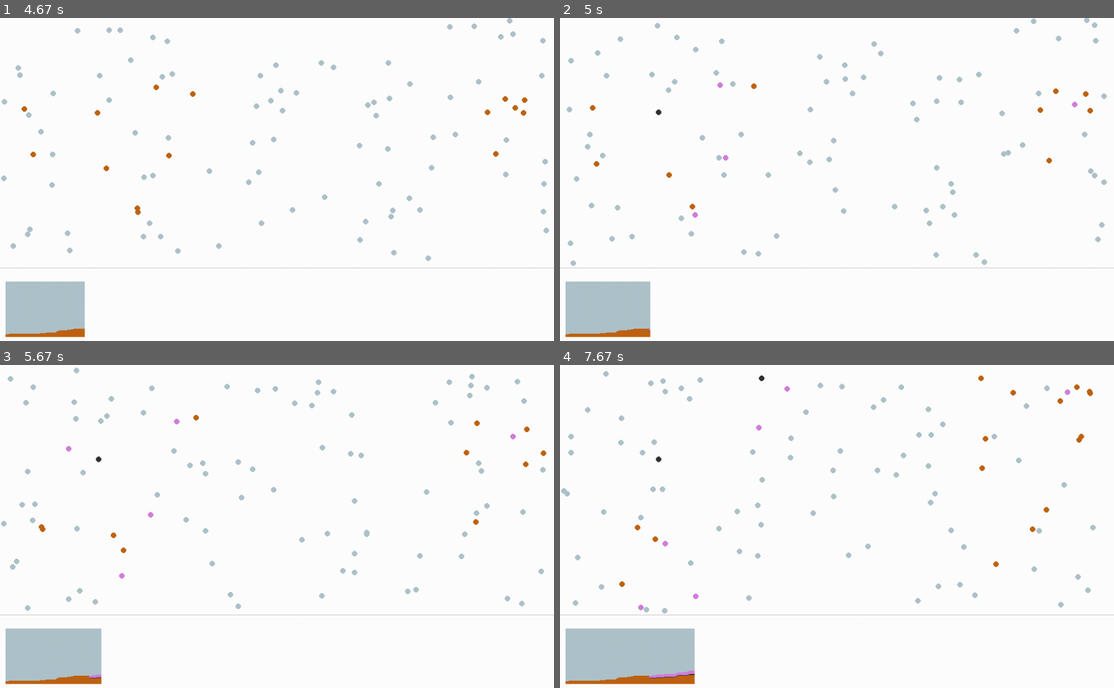
Above: before the commit, frames 1-4 (two rows, left to right).
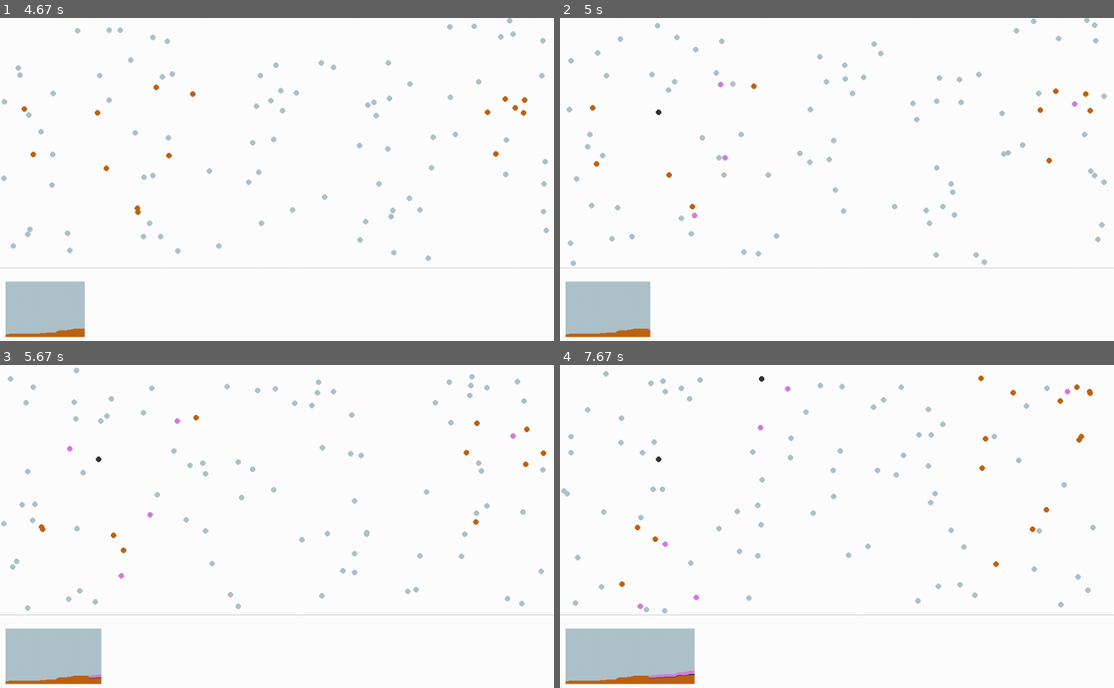
Above: after the commit, the same moments.

Repository: dansarno/pygame-pandemic-simulation
Game: pygame game, started from animation/animation.py
Two runs of this game, one before a commit and one after it. Both use one fixed random seed, a clock stepped at 60 frames per second and the inputs below.
Inputs:
- Up to frame 1 (4.67 s): no input
- Up to frame 2 (5 s): no input
- Up to frame 3 (5.67 s): no input
- Up to frame 4 (7.67 s): no input

Frame 1 is identical in both runs. In frame 2, less than 0.1% of the frame differs, in the area x 16-94%, y 19-98%; in frame 3, less than 0.1%; in frame 4, less than 0.1%, in the area x 14-93%, y 3-98%.

Commit message:
Improved storage of stats People attribute

Diff:
--- a/animation/animation.py
+++ b/animation/animation.py
@@ -8,14 +8,14 @@
 
 def render_plot(plot_origin, stats, frame):
     delta_y = 0
-    for stat, colours in zip(stats, list(configs['appearance'].items())):
-        if stat == 0:
+    for stat, colours in zip(list(stats.items()), list(configs['appearance'].items())):
+        if stat[1] == 0:
             continue
         pygame.draw.rect(screen,
                          colours[1],
-                         ((plot_origin[0] + frame) // 2, plot_origin[1] + delta_y, 1, stat),
+                         ((plot_origin[0] + frame) // 2, plot_origin[1] + delta_y, 1, stat[1]),
                          0)
-        delta_y += stat
+        delta_y += stat[1]
 
 
 if __name__ == '__main__':
--- a/animation/health.py
+++ b/animation/health.py
@@ -17,6 +17,6 @@
 
 
 clear = Status('clear', tools.random_between(1, 2), np.nan)
-infected = Status('infected', tools.random_between(0.5, 1.5), 300)
+infected = Status('infected', tools.random_between(0.5, 1.5), tools.random_between(250, 350))
 recovered = Status('recovered', tools.random_between(1, 2), np.nan)
-dead = Status('dead', 0.0, 200)
+dead = Status('dead', 0.0, tools.random_between(200, 250))
--- a/animation/population.py
+++ b/animation/population.py
@@ -61,10 +61,12 @@
         self.n_people = n_people
         self.box = box
         self.persons = []
-        self.n_clear = n_people - n_infected
         self.n_infected = n_infected
-        self.n_recovered = 0
-        self.n_dead = 0
+        self.stats = {'clear': self.n_people - self.n_infected,
+                      'recovered': 0,
+                      'dead': 0,
+                      'infected': self.n_infected
+                      }
 
     def __len__(self):
         return len(self.persons)
@@ -110,11 +112,12 @@
                 dead_count += 1
             if person.status == health.recovered:
                 recovered_count += 1
-        self.n_clear = clear_count
-        self.n_infected = infected_count
-        self.n_dead = dead_count
-        self.n_recovered = recovered_count
-        return [clear_count, recovered_count, dead_count, infected_count]
+        self.stats = {'clear': clear_count,
+                      'recovered': recovered_count,
+                      'dead': dead_count,
+                      'infected': infected_count
+                      }
+        return self.stats
 
     def test_endgame(self):
         pass
